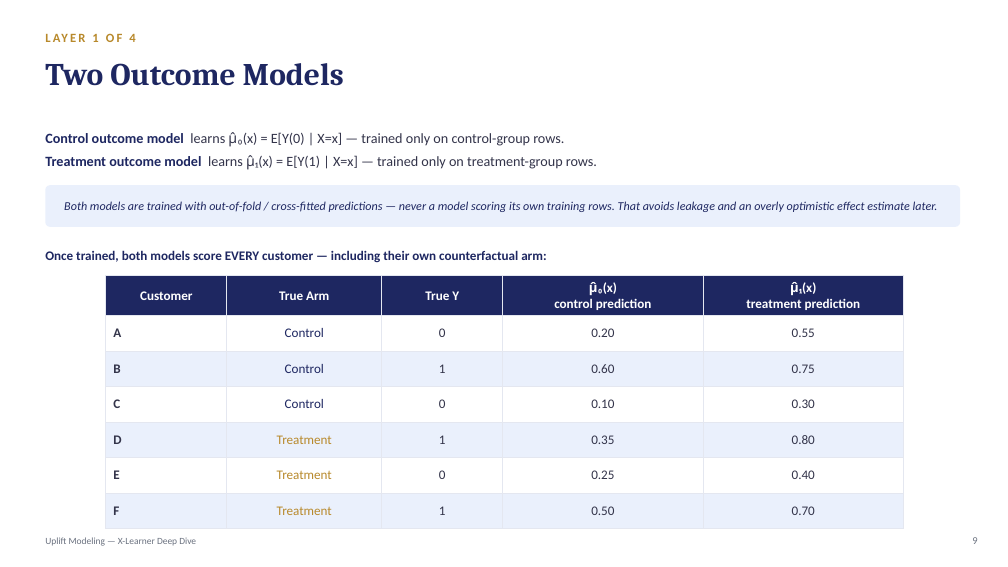
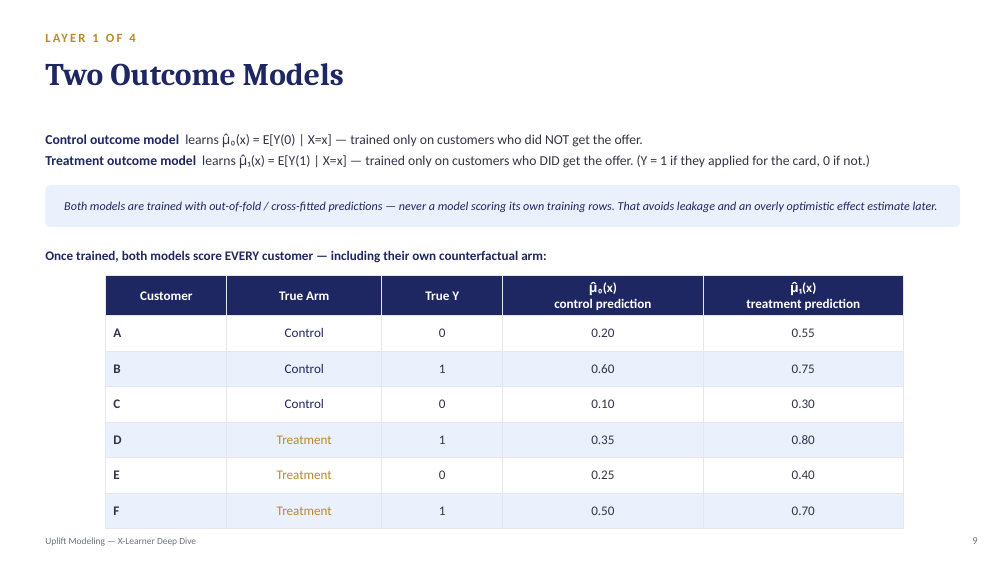
Before and after one commit to crystal1361/uplift-model, a slide deck: slide 9 of uplift_model_deck.pptx. Drawn at 1008x567 pixels with LibreOffice and Linux fonts; fonts in the diff are those of the drawing. Boxes give left, top, right and bottom in pixels: in the first picture for what was removed or moved away, otherwise in the second. Text is boxed around its words. In the diff, an @@ line names an element or a change of style, - is before the commit and + after.

```diff
--- a/uplift_model_deck.pptx
+++ b/uplift_model_deck.pptx
@@ text at (x1=45, y1=133, x2=869, y2=168): text changed; size 13.5 to 13 pt @@
-Control outcome model learns μ̂₀(x) = E[Y(0) | X=x] — trained only on control-group rows.
-Treatment outcome model learns μ̂₁(x) = E[Y(1) | X=x] — trained only on treatment-group rows.
+Control outcome model learns μ̂₀(x) = E[Y(0) | X=x] — trained only on customers who did NOT get the offer.
+Treatment outcome model learns μ̂₁(x) = E[Y(1) | X=x] — trained only on customers who DID get the offer. (Y = 1 if they applied for the card, 0 if not.)
```
Also in this commit, not shown: 5 other slides changed, 1 other file.
